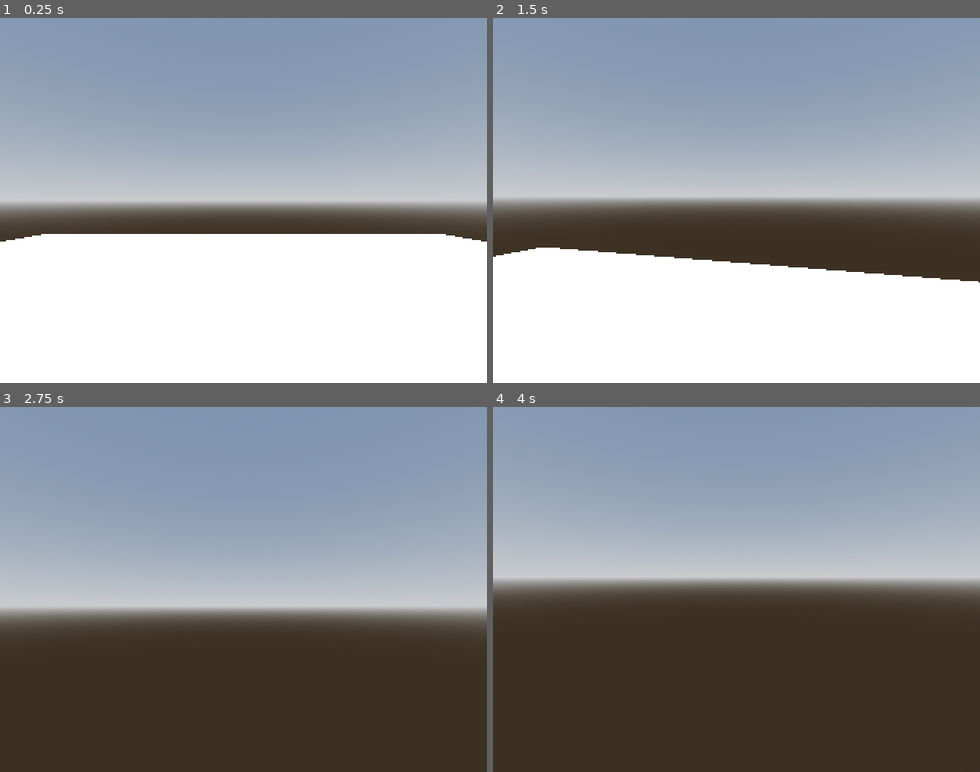
Above: before the commit, frames 1-4 (two rows, left to right).
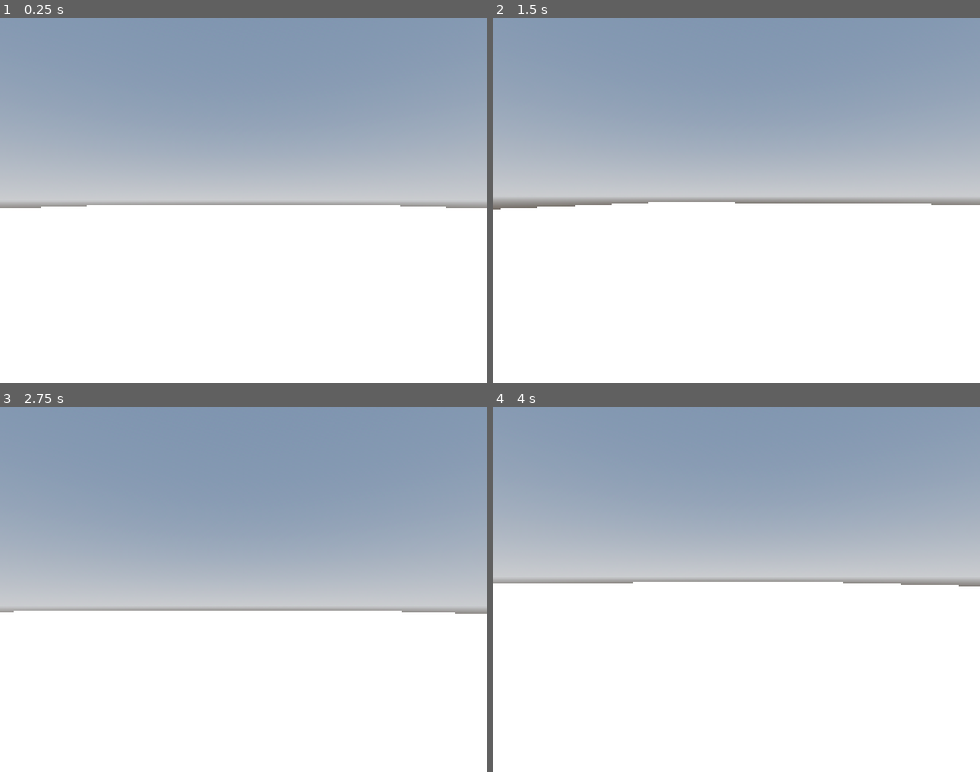
Above: after the commit, the same moments.

Repository: lognasmeow/GunMouth
Game: Godot game, scene res://Levels/Intro Crime Scene/Level_IntroCrimeScene.tscn
The game is run twice, just before and just after one commit, with the same random seed, the same clock (stepped at 60 frames per second) and the same inputs.
Inputs (mouse positions are in pixels of both pictures, inside the frame that each line leads up to):
- Up to frame 1 (0.25 s): no input
- Up to frame 2 (1.5 s): move the mouse to (760, 200) at 0.52 s; hold W (up) from 0.53 s (still down); tap Space (jump) at 0.77 s; move the mouse to (712, 200) at 1.27 s
- Up to frame 3 (2.75 s): keep holding W (up); tap Space (jump) at 1.52 s; move the mouse to (253, 582) at 2.02 s
- Up to frame 4 (4 s): keep holding W (up); move the mouse to (731, 596) at 2.77 s; tap Space (jump) at 3.02, 3.77 s; tap Enter at 3.5 s; move the mouse to (775, 593) at 3.52 s

The runs differ from the first frame. In frame 1, 7.9% of the frame differs, in the area x 0-100%, y 51-62%; in frame 2, 16%; in frame 3, 44%; in frame 4, 52%, in the area x 0-100%, y 47-100%.

Commit message:
change asset size and set fps

Diff:
--- a/gun-mouth/Assets/Buildings/BigBuilding/BigBuilding.tscn
+++ b/gun-mouth/Assets/Buildings/BigBuilding/BigBuilding.tscn
@@ -5,9 +5,10 @@
 [sub_resource type="ConvexPolygonShape3D" id="ConvexPolygonShape3D_i43em"]
 points = PackedVector3Array(-0.13701141, -0.005, -0.19450924, -0.13701141, -0.005, 1.0702115, -0.13701141, 1.8133383, -0.19450924, 1.3506389, -0.005, -0.19450924, 1.3506389, -0.005, 1.0702115, -0.13701141, 1.8133383, 1.0702115, 1.3506389, 1.8133383, -0.19450924, 1.3506389, 1.8133383, 1.0702115)
 
-[node name="PSX BUILDING SET 1" unique_id=585539342 instance=ExtResource("1_i43em")]
+[node name="BigBuilding" unique_id=585539342 instance=ExtResource("1_i43em")]
+transform = Transform3D(8, 0, 0, 0, 8, 0, 0, 0, 8, 0, 0, 0)
 
-[node name="pCube4" parent="." index="0" unique_id=1783455246]
+[node name="pCube4" parent="." index="0" unique_id=929487686]
 transform = Transform3D(1.7524887, 0, 0, 0, 1.6906912, 0, 0, 0, 2.1883132, -1.0000706, 0.0052368133, -1.0262733)
 
 [node name="StaticBody3D" type="StaticBody3D" parent="pCube4" index="0" unique_id=1345084620]
--- a/gun-mouth/Assets/Buildings/MediumBuilding/MediumBuilding.tscn
+++ b/gun-mouth/Assets/Buildings/MediumBuilding/MediumBuilding.tscn
@@ -5,9 +5,10 @@
 [sub_resource type="ConvexPolygonShape3D" id="ConvexPolygonShape3D_xst6u"]
 points = PackedVector3Array(0.92609566, -0.005, -0.19450924, 0.92609566, -0.005, 0.35780194, 0.92609566, 1.8133383, -0.19450924, 2.0403614, -0.005, -0.19450924, 2.0403614, -0.005, 0.35780194, 0.92609566, 1.8133383, 0.35780194, 2.0403614, 1.8133383, -0.19450924, 2.0403614, 1.8133383, 0.35780194)
 
-[node name="PSX BUILDING SET 1" unique_id=855206604 instance=ExtResource("1_oxb6a")]
+[node name="MediumBuilding" unique_id=855206604 instance=ExtResource("1_oxb6a")]
+transform = Transform3D(10, 0, 0, 0, 10, 0, 0, 0, 10, 0, 0, 0)
 
-[node name="pCube6" parent="." index="0" unique_id=1350583452]
+[node name="pCube6" parent="." index="0" unique_id=115979469]
 transform = Transform3D(1.7524887, 0, 0, 0, 1.6906912, 0, 0, 0, 2.1883132, -2.5993595, 0.0052368133, 0.11857891)
 
 [node name="StaticBody3D" type="StaticBody3D" parent="pCube6" index="0" unique_id=1118079571]
--- a/gun-mouth/Assets/Buildings/SkyScraper/SkyScraper.tscn
+++ b/gun-mouth/Assets/Buildings/SkyScraper/SkyScraper.tscn
@@ -5,7 +5,8 @@
 [sub_resource type="ConvexPolygonShape3D" id="ConvexPolygonShape3D_xiep8"]
 points = PackedVector3Array(0.23268878, 1.8132, 0.17786041, -0.13701141, 1.8132, 0.17786041, 0.23268878, -0.005, 0.1778 …(318 unchanged characters)…
 
-[node name="PSX BUILDING SET 1" unique_id=1743246340 instance=ExtResource("1_xiep8")]
+[node name="ThinBuilding" unique_id=1743246340 instance=ExtResource("1_xiep8")]
+transform = Transform3D(12, 0, 0, 0, 12, 0, 0, 0, 12, 0, 0, 0)
 
 [node name="pCube3" parent="." index="0" unique_id=1693994260]
 transform = Transform3D(1.7524887, 0, 0, 0, 1.6906912, 0, 0, 0, 2.1883132, 0, 0.0052368133, 0.0042102337)
--- a/gun-mouth/Levels/Intro Crime Scene/Level_IntroCrimeScene.tscn
+++ b/gun-mouth/Levels/Intro Crime Scene/Level_IntroCrimeScene.tscn
@@ -4,13 +4,13 @@
 [ext_resource type="PackedScene" uid="uid://cgyhgbq1ms2x1" path="res://Player/Player.tscn" id="2_36tjq"]
 
 [sub_resource type="PlaneMesh" id="PlaneMesh_omire"]
-size = Vector2(20, 20)
+size = Vector2(100, 100)
 
 [sub_resource type="StandardMaterial3D" id="StandardMaterial3D_omire"]
 albedo_color = Color(0.81960785, 0.7294118, 0.65882355, 1)
 
-[sub_resource type="ConvexPolygonShape3D" id="ConvexPolygonShape3D_l8e3p"]
-points = PackedVector3Array(-10, 0, -10, -10, 0, 10, 10, 0, -10, 10, 0, 10)
+[sub_resource type="ConvexPolygonShape3D" id="ConvexPolygonShape3D_36tjq"]
+points = PackedVector3Array(-50, 0, -50, -50, 0, 50, 50, 0, -50, 50, 0, 50)
 
 [node name="DefaultLevel" unique_id=2041077972 instance=ExtResource("1_omire")]
 
@@ -18,10 +18,12 @@
 mesh = SubResource("PlaneMesh_omire")
 surface_material_override/0 = SubResource("StandardMaterial3D_omire")
 
-[node name="StaticBody3D" type="StaticBody3D" parent="Ground" index="0" unique_id=1093534810]
+[node name="StaticBody3D" type="StaticBody3D" parent="Ground" index="0" unique_id=1304370669]
 
-[node name="CollisionShape3D" type="CollisionShape3D" parent="Ground/StaticBody3D" index="0" unique_id=1208174973]
-shape = SubResource("ConvexPolygonShape3D_l8e3p")
+[node name="CollisionShape3D" type="CollisionShape3D" parent="Ground/StaticBody3D" index="0" unique_id=1808635392]
+shape = SubResource("ConvexPolygonShape3D_36tjq")
 
 [node name="Player" parent="." index="3" unique_id=1950149838 instance=ExtResource("2_36tjq")]
-transform = Transform3D(1, 0, 0, 0, 1, 0, 0, 0, 1, 0, 1.5736433, 2.0293748)
+transform = Transform3D(1, 0, 0, 0, 1, 0, 0, 0, 1, 0, 1.5736433, 31.720043)
+
+[node name="Assets" type="Node3D" parent="." index="4" unique_id=509098569]
--- a/gun-mouth/project.godot
+++ b/gun-mouth/project.godot
@@ -13,6 +13,7 @@
 config/name="GunMouth"
 run/main_scene="uid://b7xy0m4kstakv"
 config/features=PackedStringArray("4.6", "Forward Plus")
+run/max_fps=24
 config/icon="res://icon.svg"
 
 [display]
